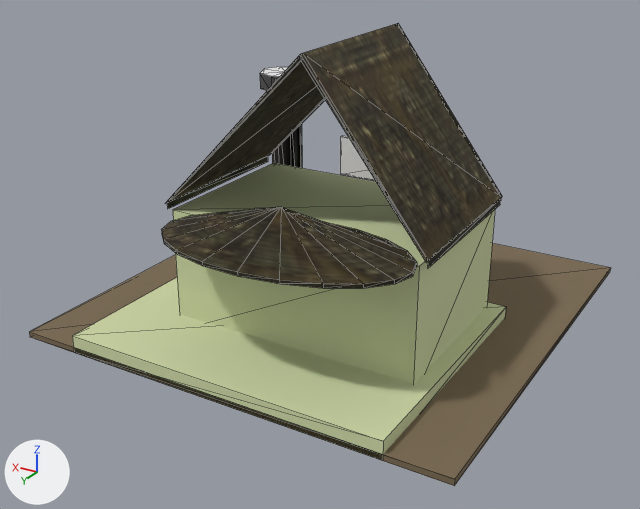
Two versions of the glTF model assets/dist/dweller_building_training/lod2.glb, one commit apart.
The view is the same before and after, from a 50 mm lens placed at (-2.78, 4.94, 2.8), pointed at (0.02, 0.26, 0.46). Every picture has the same lights, and +X, +Y and +Z are marked at lower left. The older version comes first. Mesh edges are drawn as thin lines. Vertices at exactly the same position are counted once.

The scene before the commit, as lines of its bpy script (objects in view):
```python
me_dweller_building_training = bpy.data.meshes.new('dweller_building_training')
me_dweller_building_training.from_pydata(...)  # 136 vertices, 198 faces; spans x -1.5..1.5, y -1.5..1.5, z 0.0..1.93
# faces by material slot: [12, 32, 86, 44, 24]
me_dweller_building_training.materials.append(mat_dirt)  # brown #7a6a52
me_dweller_building_training.materials.append(mat_metal)  # grey #8a867c
me_dweller_building_training.materials.append(mat_roof)
me_dweller_building_training.materials.append(mat_team_trim)  # white #e7e7e7
me_dweller_building_training.materials.append(mat_wall_proxy)  # green #cfd8a8
ob_dweller_building_training = bpy.data.objects.new('dweller_building_training', me_dweller_building_training)
ob_dweller_building_training.location = (0.0, 0.0, 0.0)
```
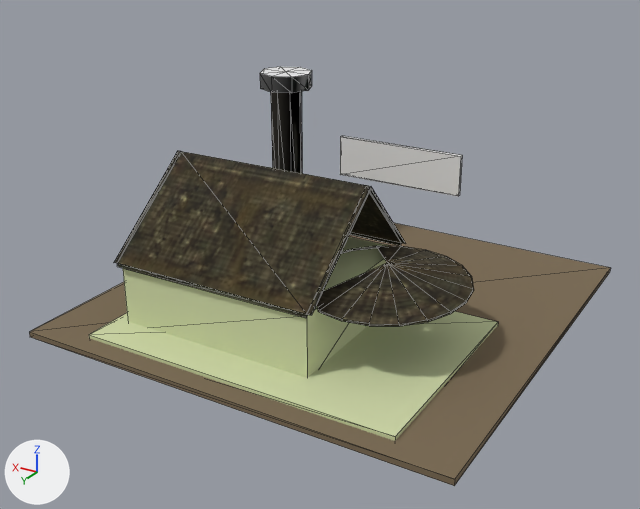
Changed parts and their boxes [x1, y1, x2, y2] in the pictures (640 x 509 px; the box of a moved part takes in the faces that stretch with it):
'dweller_building_training', reshaped (9% shorter)
    before: [29, 23, 610, 486]
    after: [29, 66, 610, 486]
part 1 of me_dweller_building_training, moved or reshaped
    before: [161, 207, 417, 288]
    after: [316, 246, 474, 326]
part 2 of me_dweller_building_training, moved or reshaped
    before: [173, 163, 495, 384]
    after: [123, 237, 389, 378]
part 3 of me_dweller_building_training, moved or reshaped
    before: [72, 278, 506, 460]
    after: [89, 311, 498, 441]
part 4 of me_dweller_building_training, moved or reshaped
    before: [165, 23, 502, 268]
    after: [114, 151, 405, 318]

Patch to the scene script:
```diff
--- a/assets/dist/dweller_building_training/lod2.glb.py
+++ b/assets/dist/dweller_building_training/lod2.glb.py
@@ me_dweller_building_training @@
 # used by ob_dweller_building_training; location = (0.0, 0.0, 0.0)
-me_dweller_building_training.from_pydata(...)  # 136 vertices, 198 faces; spans x -1.5..1.5, y -1.5..1.5, z 0.0..1.93
+me_dweller_building_training.from_pydata(...)  # 136 vertices, 198 faces; spans x -1.5..1.5, y -1.5..1.5, z 0.0..1.42
+# me_dweller_building_training part 1: the loose piece of 41 vertices spanning x -1.03..0.6, y 0.64..1.5, z 0.82..1.1 is multiplied about its middle by the matrix ((0.0, -1.223, 0.0), (0.693, 0.0, 0.0), (0.0, 0.0, 0.553)), then moved by (-0.36, -0.62, -0.43)
+# me_dweller_building_training part 2: the loose piece of 8 vertices spanning x -0.99..0.71, y -0.23..0.92, z 0.0..0.86 is scaled about its middle by (0.822, 1.03, 0.553), then moved by (0.45, 0.16, -0.19)
+# me_dweller_building_training part 3: the loose piece of 8 vertices spanning x -1.1..1.1, y -0.3..1.5, z 0.0..0.12 is scaled about its middle by (1, 0.847, 0.55), then moved by (0.0, 0.0, -0.03)
+# me_dweller_building_training part 4: 28 of 136 vertices moved; they spanned x -1.05..0.76, y -0.26..0.95, z 0.86..1.93 and now span x -0.43..1.06, y -0.13..1.13, z 0.47..1.06; mean shift (0.49, 0.14, -0.53); largest move (-1.02, -0.26, 0.9) -> (1.06, -0.11, 0.5)
 me_dweller_building_training.materials.append(mat_dirt)
```
